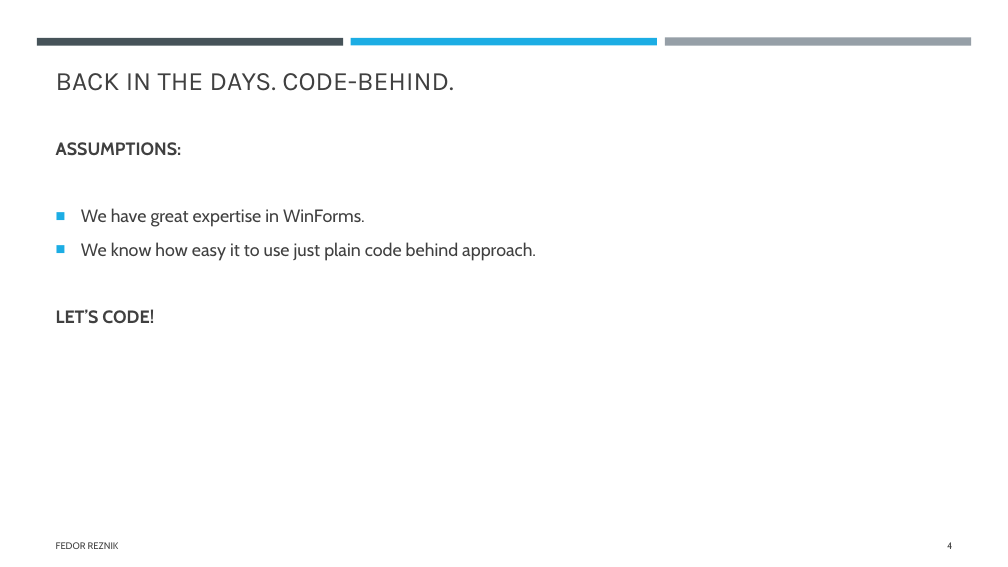
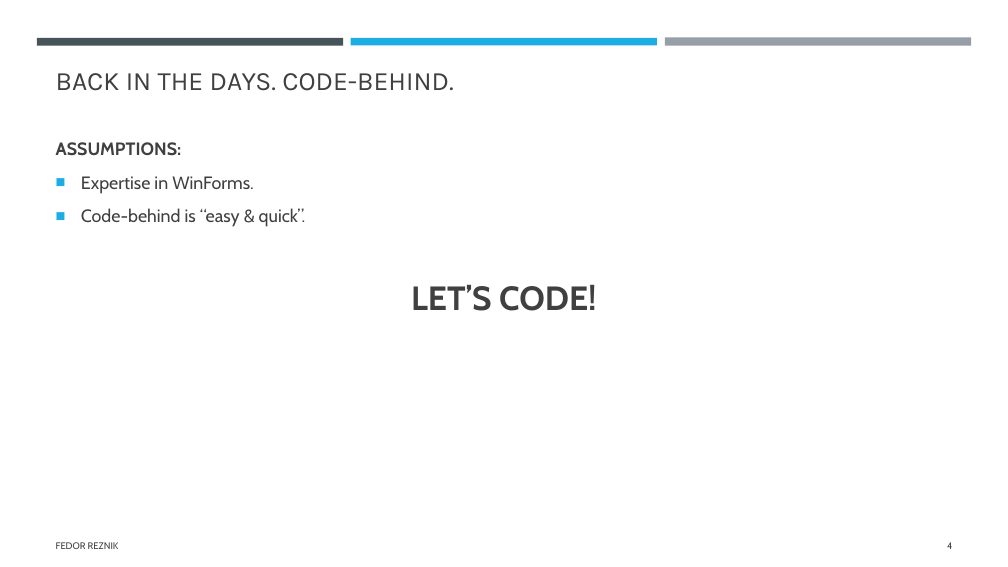
Before and after one commit to FedorReznik/ui-patterns-lecture, a slide deck: slide 4 of The history of UI architecture design approaches.pptx. Drawn at 1008x567 pixels with LibreOffice and Linux fonts; fonts in the diff are those of the drawing. Boxes give left, top, right and bottom in pixels: in the first picture for what was removed or moved away, otherwise in the second. Text is boxed around its words. In the diff, an @@ line names an element or a change of style, - is before the commit and + after.

```diff
--- a/The history of UI architecture design approaches.pptx
+++ b/The history of UI architecture design approaches.pptx
@@ text at <box>81,176,306,227</box>: text changed @@
-■ We have great expertise in WinForms.
-■ We know how easy it to use just plain code behind approach.
+■ Expertise in WinForms.
+■ Code-behind is “easy & quick”.
@@ text at <box>411,285,596,311</box>: size 17 to 32 pt in "LET’S CODE!"; alignment justified to centre; more space between paragraphs @@
```
Also in this commit, not shown: 6 other slides changed.
